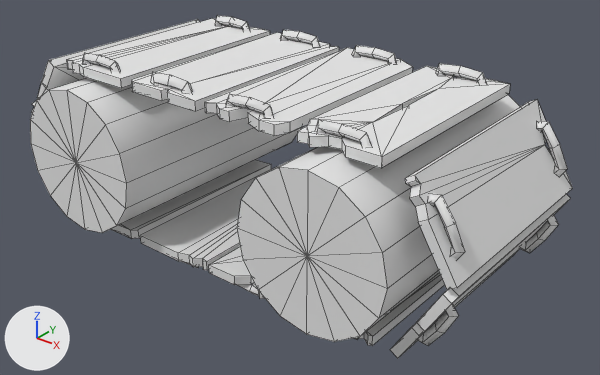
Before and after pictures for a commit that changed the FBX model Assets/Models/Room/cinta.fbx.
One viewpoint serves both versions: a 50 mm camera at (11.14, -13.04, 7.51) aimed at (0.55, 0.19, -0.7). The lights are fixed; the arrows at lower left show +X, +Y and +Z. Mesh edges are drawn as thin lines.

Script lines for the objects in view, before the commit:
```python
me_cube_003 = bpy.data.meshes.new('Cube.003')
me_cube_003.from_pydata(...)  # 1044 vertices, 1068 faces; spans x 2.48..14.22, y -3.03..3.51, z -2.16..2.22
me_cube_003.materials.append(mat_fondo)  # white #e7e7e7
ob_cube_020 = bpy.data.objects.new('Cube.020', me_cube_003)
ob_cube_020.location = (-8.29, 0.0, 0.0)
```
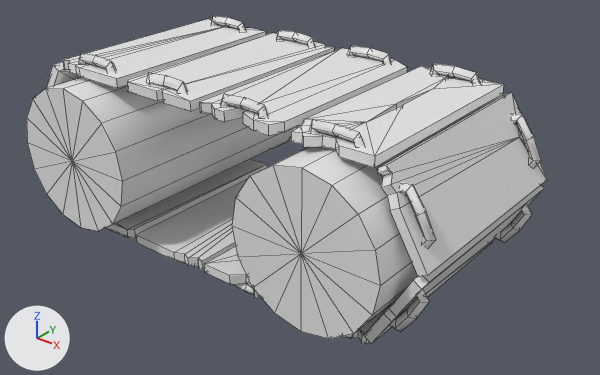
Patch to the scene script:
```diff
--- a/Assets/Models/Room/cinta.fbx.py
+++ b/Assets/Models/Room/cinta.fbx.py
@@ me_cube_003 @@
 # used by ob_cube_020; location = (-8.29, 0.0, 0.0)
-me_cube_003.from_pydata(...)  # 1044 vertices, 1068 faces; spans x 2.48..14.22, y -3.03..3.51, z -2.16..2.22
+me_cube_003.from_pydata(...)  # 1044 vertices, 1068 faces; spans x -5.59..5.37, y -3.03..3.51, z -2.2..2.19
+# me_cube_003 part 1: the loose piece of 20 vertices spanning x 2.59..3.43, y -2.22..-1.97, z 0.55..1.59 is turned -1.5 degrees about the y axis through its middle, then moved by (-8.12, 0.0, -0.09)
+# me_cube_003 part 2: the loose piece of 20 vertices spanning x 8.79..10.02, y -2.22..-1.97, z -2.14..-1.86 is moved by (-8.43, 0.0, -0.03)
+# me_cube_003 part 3: the loose piece of 20 vertices spanning x 13.36..14.15, y -2.22..-1.97, z -1.54..-0.46 is moved by (-8.88, 0.0, 0.05)
+# me_cube_003 part 4: the loose piece of 20 vertices spanning x 13.36..14.15, y 1.97..2.22, z -1.54..-0.46 is moved by (-8.88, 0.0, 0.05)
+# me_cube_003 part 5: the loose piece of 20 vertices spanning x 13.39..14.16, y 1.97..2.22, z 0.38..1.48 is moved by (-8.85, 0.0, 0.03)
+# me_cube_003 part 6: the loose piece of 20 vertices spanning x 13.39..14.16, y -2.22..-1.97, z 0.38..1.48 is moved by (-8.85, 0.0, 0.03)
+# me_cube_003 part 7: the loose piece of 20 vertices spanning x 4.51..5.74, y 1.99..2.24, z 1.94..2.22 is moved by (-8.43, 0.0, -0.03)
+# me_cube_003 part 8: the loose piece of 20 vertices spanning x 4.51..5.74, y -2.2..-1.96, z 1.94..2.22 is moved by (-8.43, 0.0, -0.03)
+# me_cube_003 part 9: the loose piece of 20 vertices spanning x 8.83..10.05, y -2.2..-1.96, z 1.94..2.22 is moved by (-8.43, 0.0, -0.03)
+# me_cube_003 part 10: the loose piece of 20 vertices spanning x 8.83..10.05, y 1.99..2.24, z 1.94..2.22 is moved by (-8.43, 0.0, -0.03)
+# me_cube_003 part 11: the loose piece of 20 vertices spanning x 11.02..12.25, y -2.2..-1.96, z 1.94..2.22 is moved by (-8.43, 0.0, -0.03)
+# me_cube_003 part 12: the loose piece of 20 vertices spanning x 11.02..12.25, y 1.99..2.24, z 1.94..2.22 is moved by (-8.43, 0.0, -0.03)
+# me_cube_003 part 13: the loose piece of 20 vertices spanning x 6.7..7.93, y -2.17..-1.96, z 1.94..2.22 is moved by (-8.43, 0.0, -0.03)
+# me_cube_003 part 14: the loose piece of 20 vertices spanning x 6.7..7.93, y 1.99..2.24, z 1.94..2.22 is moved by (-8.43, 0.0, -0.03)
+# me_cube_003 part 15: 564 of 1044 vertices moved; they spanned x 2.48..14.22, y -3.03..3.51, z -1.93..1.97 and now span x -5.59..5.37, y -3.03..3.51, z -1.97..1.94; mean shift (-8.42, 0.0, -0.02); largest move (13.19, -2.4, -1.84) -> (4.32, -2.4, -1.79)
 me_cube_003.materials.append(mat_fondo)
@@ ob_cube_020 @@
 ob_cube_020 = bpy.data.objects.new('Cube.020', me_cube_003)
-ob_cube_020.location = (-8.29, 0.0, 0.0)
+ob_cube_020.location = (0.0, 0.0, 0.0)
```

Location of each change, [x1, y1, x2, y2] in pixels of the pictures (600 x 375 px; the box of a moved part takes in the faces that stretch with it):
'Cube.020', reshaped, moved: before [30, 15, 573, 358]; after [27, 16, 547, 344]
part 1 of me_cube_003, moved or reshaped (not visible afterwards): before [37, 83, 46, 98]
part 2 of me_cube_003, moved or reshaped: before [238, 284, 259, 296]; after [233, 283, 254, 295]
part 3 of me_cube_003, moved or reshaped: before [417, 304, 459, 346]; after [390, 291, 429, 331]
part 4 of me_cube_003, moved or reshaped: before [520, 215, 559, 253]; after [496, 205, 532, 243]
part 5 of me_cube_003, moved or reshaped: before [538, 121, 567, 176]; after [512, 114, 541, 167]
part 6 of me_cube_003, moved or reshaped: before [429, 194, 465, 260]; after [400, 183, 436, 248]
part 7 of me_cube_003, moved or reshaped: before [215, 15, 250, 31]; after [212, 16, 246, 31]
part 8 of me_cube_003, moved or reshaped: before [83, 53, 120, 72]; after [79, 53, 116, 72]
part 9 of me_cube_003, moved or reshaped: before [226, 94, 274, 117]; after [221, 94, 268, 117]
part 10 of me_cube_003, moved or reshaped: before [352, 45, 397, 64]; after [348, 46, 392, 64]
part 11 of me_cube_003, moved or reshaped: before [316, 119, 372, 146]; after [310, 119, 365, 146]
part 12 of me_cube_003, moved or reshaped: before [436, 63, 487, 84]; after [430, 64, 481, 84]
part 13 of me_cube_003, moved or reshaped: before [151, 72, 192, 93]; after [147, 72, 188, 93]
part 14 of me_cube_003, moved or reshaped: before [281, 30, 320, 47]; after [277, 30, 315, 47]
part 15 of me_cube_003, moved or reshaped: before [30, 18, 573, 358]; after [27, 19, 547, 344]
